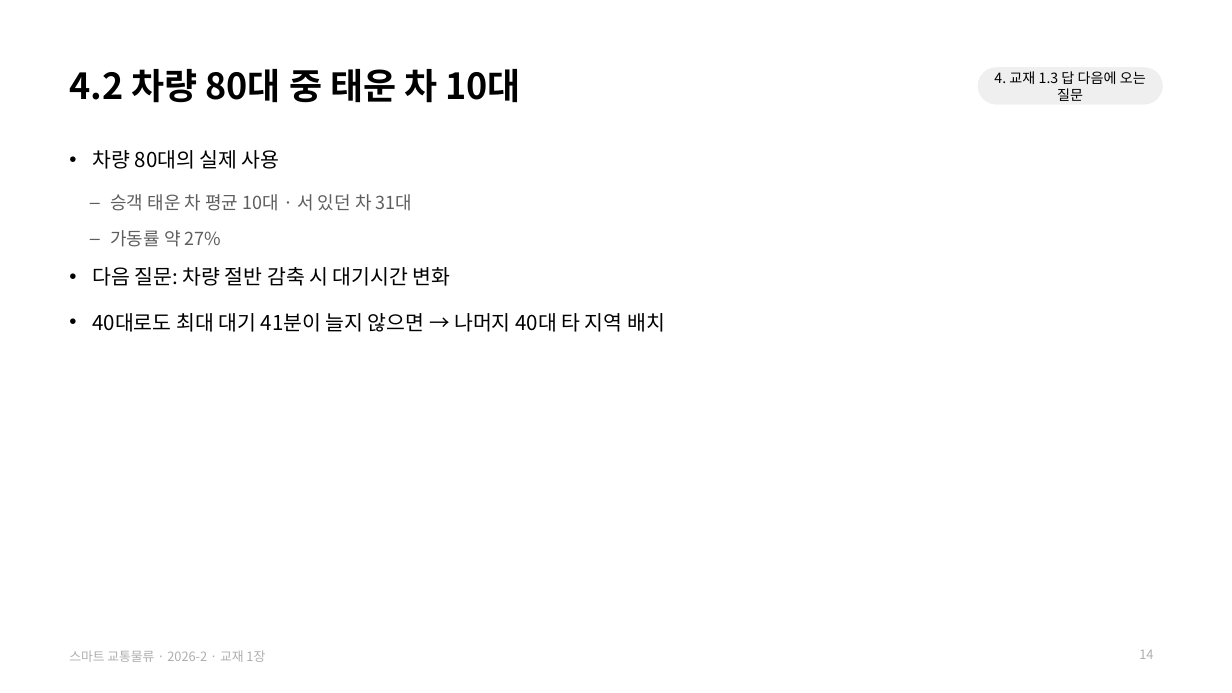
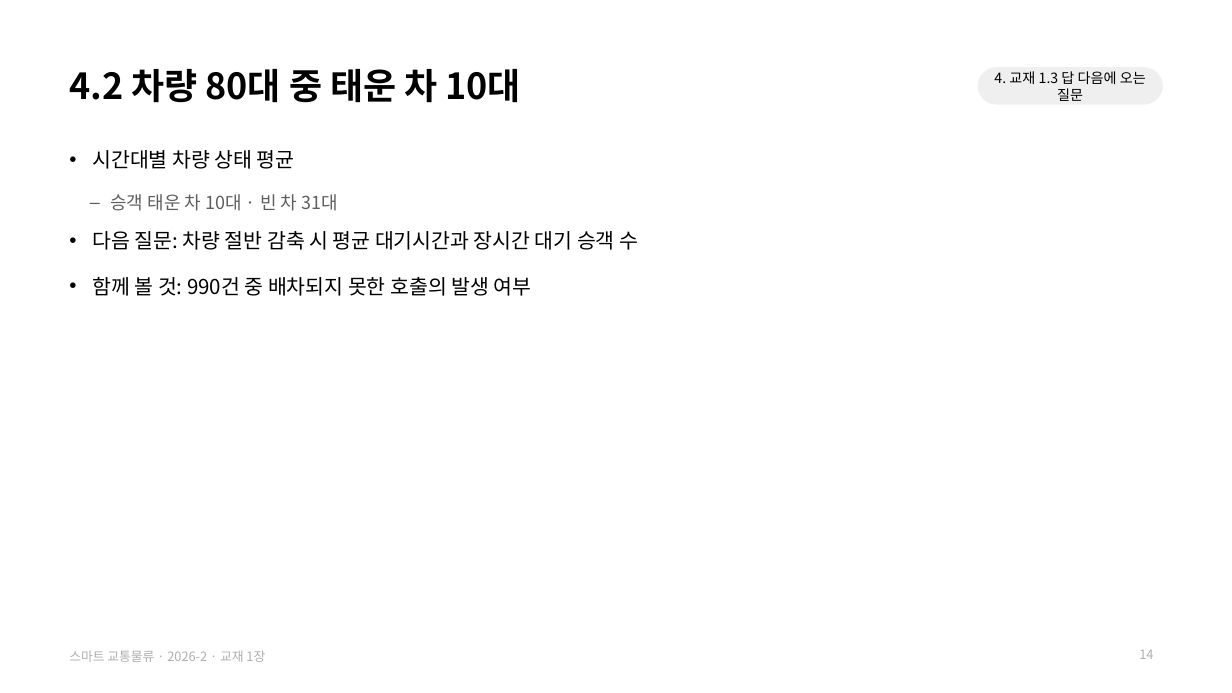
Before and after one commit to jihoyeo/smart-transport-logistics, a slide deck: slide 14 of slides/week01/ch01_why.pptx. Drawn at 1232x693 pixels with LibreOffice and Linux fonts; fonts in the diff are those of the drawing. Boxes give left, top, right and bottom in pixels: in the first picture for what was removed or moved away, otherwise in the second. Text is boxed around its words. In the diff, an @@ line names an element or a change of style, - is before the commit and + after.

```diff
--- a/slides/week01/ch01_why.pptx
+++ b/slides/week01/ch01_why.pptx
@@ text at <box>92,150,638,296</box>: text changed @@
-• 차량 80대의 실제 사용
-  – 승객 태운 차 평균 10대 · 서 있던 차 31대
-  – 가동률 약 27%
-• 다음 질문: 차량 절반 감축 시 대기시간 변화
-• 40대로도 최대 대기 41분이 늘지 않으면 → 나머지 40대 타 지역 배치
+• 시간대별 차량 상태 평균
+  – 승객 태운 차 10대 · 빈 차 31대
+• 다음 질문: 차량 절반 감축 시 평균 대기시간과 장시간 대기 승객 수
+• 함께 볼 것: 990건 중 배차되지 못한 호출의 발생 여부
```
Also in this commit, not shown: 14 other slides changed, 1 other file.
